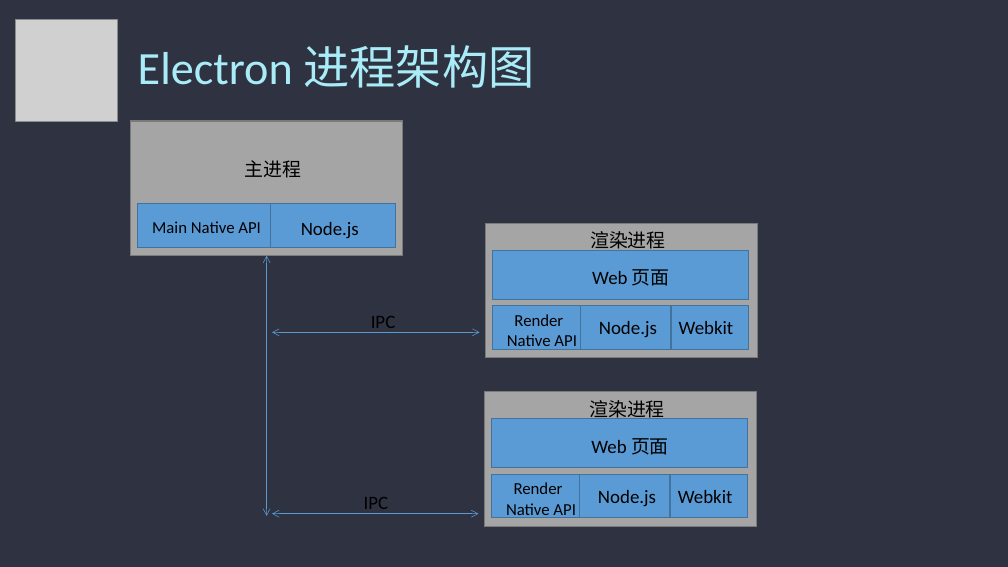
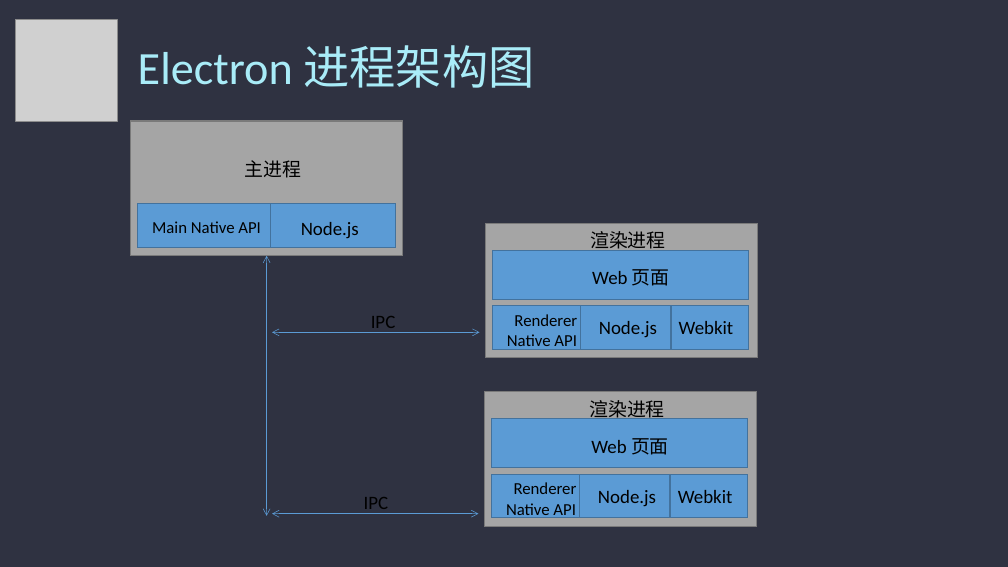
Before and after one commit to admiral20/electron-quick-start, a slide deck: slide 7 of ppt/electron.pptx. Drawn at 1008x567 pixels with LibreOffice and Linux fonts; fonts in the diff are those of the drawing; grey boxes stand for pictures. Boxes give left, top, right and bottom in pixels: in the first picture for what was removed or moved away, otherwise in the second. Text is boxed around its words. In the diff, an @@ line names an element or a change of style, - is before the commit and + after.

Commit message:
feat: ppt

```diff
--- a/ppt/electron.pptx
+++ b/ppt/electron.pptx
@@ text at (507,314,577,350): text changed @@
-Render Native API
+Renderer Native API
@@ text at (506,482,577,519): text changed @@
-Render Native API
+Renderer Native API
```
Also in this commit, not shown: 4 other slides changed, 1 other file.
